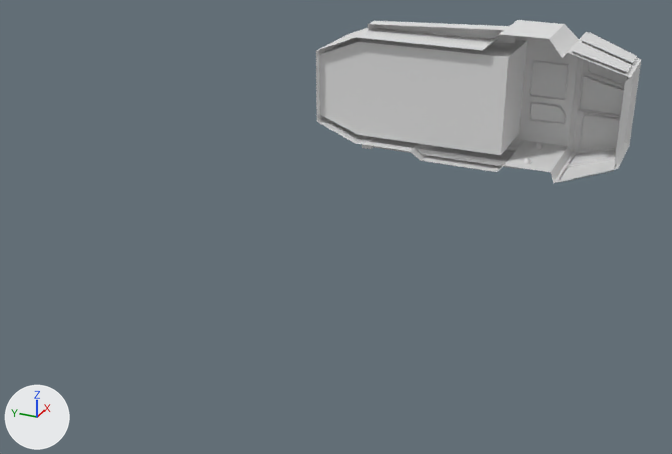
What one commit did to the FBX model Assets/Art/Meshes/Environment/space_capsule.fbx.
One viewpoint serves both versions: a 50 mm lens placed at (-98.8, -23.8, 30.4), pointed at (-29.4, 7.5, -4.3). The lights are fixed; the arrows at lower left show +X, +Y and +Z. Materials are left out; every surface is plain grey. Where no turn or scale is listed for an object, it has been applied to the vertices.
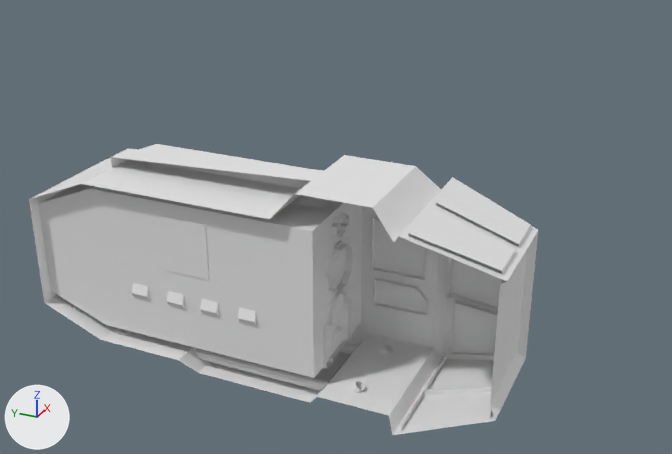
What differs and where, as boxes [x1, y1, x2, y2] in the pictures (672 x 454 px; the box of a moved part takes in the faces that stretch with it):
```json
{"object": "Cube.071", "change": "reshaped", "before": [316, 20, 641, 183], "after": [29, 144, 538, 435], "on screen": "56% wider, 78% taller"}
{"part": 1, "of": "me_cube_077", "change": "moved or reshaped", "before": [530, 61, 569, 100], "after": [372, 217, 427, 280]}
{"part": 2, "of": "me_cube_077", "change": "moved or reshaped", "before": [316, 20, 641, 183], "after": [29, 144, 538, 435]}
{"part": 3, "of": "me_cube_077", "change": "moved or reshaped", "before": [572, 42, 632, 78], "after": [408, 207, 516, 280]}
{"part": 4, "of": "me_cube_077", "change": "moved or reshaped", "before": [582, 32, 637, 66], "after": [436, 180, 531, 248]}
{"part": 5, "of": "me_cube_077", "change": "moved or reshaped", "before": [588, 61, 625, 86], "on screen": "not visible afterwards"}
{"part": 6, "of": "me_cube_077", "change": "moved or reshaped", "before": [579, 113, 620, 150], "after": [451, 300, 498, 356]}
{"part": 7, "of": "me_cube_077", "change": "moved or reshaped", "before": [579, 75, 624, 116], "after": [446, 257, 498, 310]}
{"part": 8, "of": "me_cube_077", "change": "moved or reshaped", "before": [530, 102, 566, 124], "after": [374, 278, 429, 316]}
{"part": 9, "of": "me_cube_077", "change": "moved or reshaped", "before": [559, 157, 616, 182], "after": [401, 387, 492, 431]}
{"part": 10, "of": "me_cube_077", "change": "moved or reshaped", "before": [372, 146, 532, 169], "after": [339, 344, 393, 355]}
{"part": 11, "of": "me_cube_077", "change": "moved or reshaped", "before": [362, 136, 375, 149], "after": [115, 328, 131, 335]}
{"part": 12, "of": "me_cube_077", "change": "moved or reshaped", "before": [505, 143, 543, 152], "after": [195, 349, 365, 392]}
{"part": 13, "of": "me_cube_077", "change": "moved or reshaped", "before": [368, 21, 515, 47], "after": [111, 149, 330, 208]}
{"part": 14, "of": "me_cube_077", "change": "moved or reshaped", "before": [569, 145, 617, 164], "after": [427, 354, 494, 389]}
{"part": 15, "of": "me_cube_077", "change": "added", "after": [132, 213, 353, 369]}
```

Edits to the scene script, one JSON object a line:
```json
{"block": "me_cube_077", "where": "# used by ob_cube_071; location = (0.0, 0.0, 0.0)"}
{"op": "remove", "block": "me_cube_077", "code": "me_cube_077.from_pydata(...)  # 372 vertices, 282 faces; spans x -6.6..3.7, y -13.5..20.5, z -6.3..8.7"}
{"op": "add", "block": "me_cube_077", "code": "me_cube_077.from_pydata(...)  # 1148 vertices, 953 faces; spans x -53.5..-43.1, y -13.5..20.5, z -6.3..8.7"}
{"block": "me_cube_077", "change": "me_cube_077 part 1: the loose piece of 16 vertices spanning x 2.7..3.6, y -5.9..-2.0, z 0.3..4.2 is moved by (-46.9, 0.0, 0.0)"}
{"block": "me_cube_077", "change": "me_cube_077 part 2: the loose piece of 128 vertices spanning x -6.6..3.4, y -13.5..20.5, z -6.3..8.7 is moved by (-46.9, 0.0, 0.0)"}
{"block": "me_cube_077", "change": "me_cube_077 part 3: the loose piece of 8 vertices spanning x -6.2..-1.9, y -13.0..-7.7, z 5.5..7.9 is moved by (-46.9, 0.0, 0.0)"}
{"block": "me_cube_077", "change": "me_cube_077 part 4: the loose piece of 8 vertices spanning x -1.2..3.0, y -13.0..-7.7, z 5.5..7.9 is moved by (-46.9, 0.0, 0.0)"}
{"block": "me_cube_077", "change": "me_cube_077 part 5: the loose piece of 8 vertices spanning x 2.0..3.5, y -12.8..-8.0, z 2.6..7.2 is moved by (-46.9, 0.0, 0.0)"}
{"block": "me_cube_077", "change": "me_cube_077 part 6: the loose piece of 8 vertices spanning x 2.0..3.5, y -12.8..-8.0, z -5.4..-1.0 is moved by (-46.9, 0.0, 0.0)"}
{"block": "me_cube_077", "change": "me_cube_077 part 7: the loose piece of 8 vertices spanning x 2.0..3.7, y -13.0..-7.5, z -0.7..3.1 is moved by (-46.9, 0.0, 0.0)"}
{"block": "me_cube_077", "change": "me_cube_077 part 8: the loose piece of 12 vertices spanning x 2.7..3.3, y -6.2..-2.2, z -2.5..-0.5 is moved by (-46.9, 0.0, 0.0)"}
{"block": "me_cube_077", "change": "me_cube_077 part 9: the loose piece of 8 vertices spanning x -6.2..-1.9, y -13.0..-7.7, z -6.0..-3.6 is moved by (-46.9, 0.0, 0.0)"}
{"block": "me_cube_077", "change": "me_cube_077 part 10: the loose piece of 50 vertices spanning x -4.4..-3.5, y -4.3..15.3, z -6.0..-4.6 is moved by (-41.8, 0.0, 0.0)"}
{"block": "me_cube_077", "change": "me_cube_077 part 11: the loose piece of 12 vertices spanning x -4.6..1.7, y 14.3..15.3, z -6.3..-5.0 is moved by (-46.9, 0.0, 0.0)"}
{"block": "me_cube_077", "change": "me_cube_077 part 12: the loose piece of 50 vertices spanning x 0.7..1.5, y -4.3..15.3, z -6.0..-4.6 is moved by (-51.9, 0.0, 0.0)"}
{"block": "me_cube_077", "change": "me_cube_077 part 13: the loose piece of 8 vertices spanning x -2.6..-0.6, y -0.6..15.6, z 6.8..8.6 is moved by (-46.9, 0.0, 0.0)"}
{"block": "me_cube_077", "change": "me_cube_077 part 14: the loose piece of 8 vertices spanning x -1.2..3.0, y -13.0..-7.7, z -6.0..-3.6 is moved by (-46.9, 0.0, 0.0)"}
{"block": "me_cube_077", "change": "me_cube_077 part 15: 776 vertices added at x -52.2..-46.2, y -1.6..18.1, z -4.4..6.0"}
```
